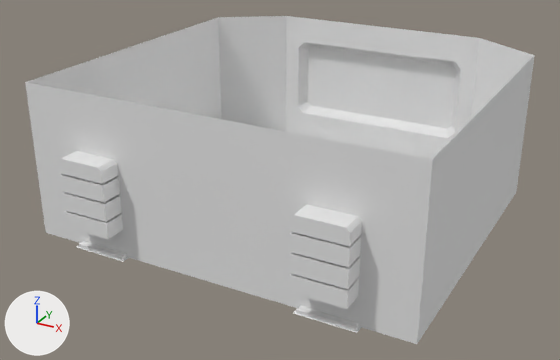
One commit to the FBX model Assets/Resources/Arts/Map/Modeling/ML_hall.fbx: the scene before it, then after it.
Camera for both pictures: a camera (50 mm lens) standing at (13.25, -25.5, 13.89) and looking at (-0.47, -0.56, 1.42). Arrows for +X, +Y and +Z are at lower left; the lights stay in place. The picture after the commit comes second. Where no turn or scale is listed for an object, it has been applied to the vertices. Vertices at exactly the same position are counted once.

Names of what the first picture shows: 'ML_hall'.
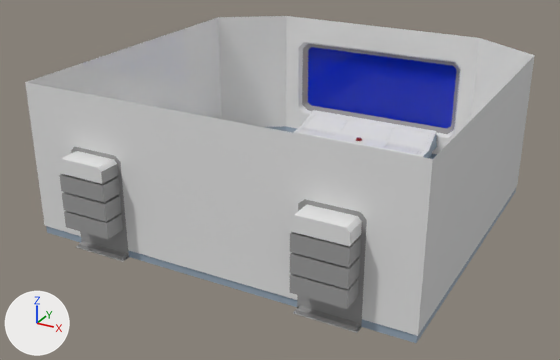
What the commit changed:
Material 'Material #997' (mat_material__997) is new.
Its base color is (0.8, 0.8, 0.8) (white #e7e7e7).
Its roughness is 0.0.
Material 'Material #1167' (mat_material__1167) is new.
Its base color is (0.212, 0.000175, 0.000175) (red #7f0101).
Its roughness is 0.0.
Material 'Material #996' (mat_material__996) is new.
Its base color is (0.8, 0.8, 0.8) (white #e7e7e7).
Its roughness is 0.0.
Material 'Material #1144' (mat_material__1144) is new.
Its base color is (0.0, 0.0161, 0.5) (blue #0022bc).
Its roughness is 0.0.
Material 'Material #925' (mat_material__925) is new.
Its base color is (0.334, 0.334, 0.334) (grey #9c9c9c).
Its roughness is 0.0.
Material 'Material #998' (mat_material__998) is new.
Its base color is (0.8, 0.8, 0.8) (white #e7e7e7).
Its roughness is 0.0.
Material 'Material #995' (mat_material__995) is new.
Its base color is (0.32, 0.405, 0.5) (greyish blue #99abbc).
Its roughness is 0.0.
Material 'Material #1000' (mat_material__1000) is new.
Its base color is (0.8, 0.8, 0.8) (white #e7e7e7).
Its roughness is 0.0.
Material 'Material #1017' (mat_material__1017) is new.
Its base color is (0.8, 0.8, 0.8) (white #e7e7e7).
Its roughness is 0.0.
me_mesh is used by ob_ml_hall; location (0.0, 0.0, 0.0).
me_mesh had 501 vertices, 960 faces and spanned x -7.5..7.5, y -7.3..8.3, z 0.0..6.0.
me_mesh now has 1860 vertices, 3354 faces and spans x -7.5..7.5, y -7.3..8.3, z 0.0..6.0.
me_mesh part 1: 2 vertices moved within x -3.8, y 8.3, z 2.8; 17 vertices removed from x -4.1..4.1, y -7.3..7.9, z 0.0..1.1; 1376 vertices added at x -7.5..7.5, y -6.5..7.9, z 0.0..4.9.
me_mesh part 2: 399 faces spanning x -5.7..5.7, y -7.3..8.3, z 0.0..4.7 switch from no material to mat_material__925 (grey #9c9c9c).
me_mesh part 3: 60 faces spanning x -3.8..3.8, y 8.3, z 1.5..4.5 switch from no material to mat_material__1144 (blue #0022bc).
me_mesh gains material mat_material__996 (white #e7e7e7).
me_mesh gains material mat_material__997 (white #e7e7e7).
me_mesh gains material mat_material__998 (white #e7e7e7).
me_mesh gains material mat_material__995 (greyish blue #99abbc).
me_mesh gains material mat_material__1000 (white #e7e7e7).
me_mesh gains material mat_material__1017 (white #e7e7e7).
me_mesh gains material mat_material__1167 (red #7f0101).

Pixel boxes (x1, y1, x2, y2) of what changed, in the pictures (560 x 360 px):
'ML_hall', reshaped: before (25, 16, 535, 344); after (25, 16, 535, 343)
part 1 of me_mesh, reshaped: before (87, 70, 450, 318); after (43, 17, 519, 343)
part 2 of me_mesh, recoloured: (60, 44, 460, 333) in both
part 3 of me_mesh, recoloured (white to blue): (308, 47, 456, 128) in both
